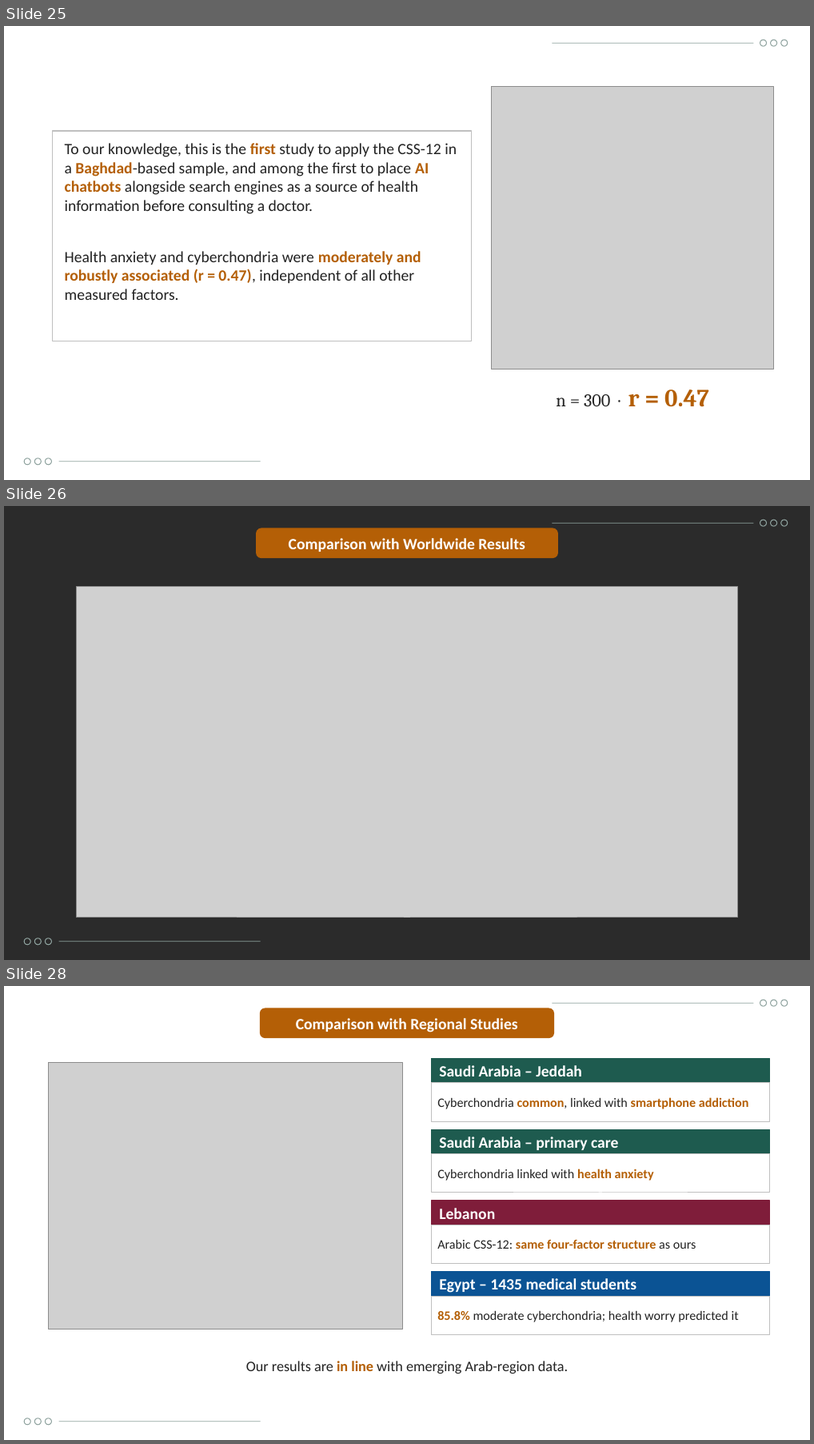
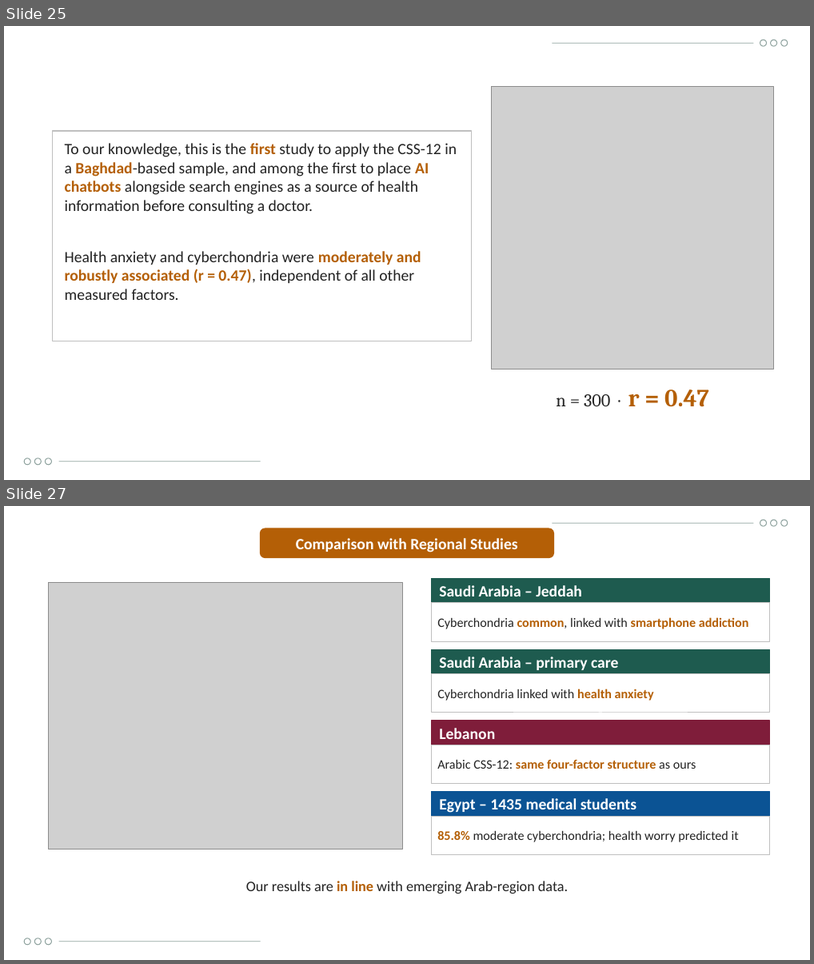
Before and after one commit to Yaseen279/History-Exam, a slide deck: research/output/study/Defence_Presentation_UOBCOM.pptx. Shown one above the other, each under a label of ours: slides 25, 26 and 28 before the commit, slides 25 and 27 after it; the slides between them are not shown. The pictures are 814x1444 and 814x964 pixels, drawn with LibreOffice and Linux fonts; fonts in the diff are those of the drawing; grey boxes stand for pictures; background and template pictures are left out; a plain dark background stands for a picture behind light text. Boxes give left, top, right and bottom in pixels: in the first picture for what was removed or moved away, otherwise in the second. Text is boxed around its words. In the diff, an @@ line names an element or a change of style, - is before the commit and + after.

```diff
--- a/research/output/study/Defence_Presentation_UOBCOM.pptx
+++ b/research/output/study/Defence_Presentation_UOBCOM.pptx
@@ slide 26 removed at (4, 506, 810, 960), background picture (left out) @@
@@ rounded rectangle removed at (257, 528, 557, 558) @@
@@ line removed from (552, 523) to (754, 523) @@
@@ ellipse removed at (761, 520, 767, 526) @@
@@ ellipse removed at (771, 520, 778, 526) @@
@@ ellipse removed at (782, 520, 788, 526) @@
@@ text removed at (289, 538, 525, 552) @@
-Comparison with Worldwide Results
@@ picture removed at (77, 587, 738, 917) @@
@@ ellipse removed at (24, 938, 30, 944) @@
@@ ellipse removed at (34, 938, 41, 944) @@
@@ ellipse removed at (45, 938, 51, 944) @@
@@ line removed from (59, 940) to (261, 940) @@
@@ what was slide 28 is now slide 27 @@
```
Also in this commit, not shown: 4 slides changed, 23 other files.
